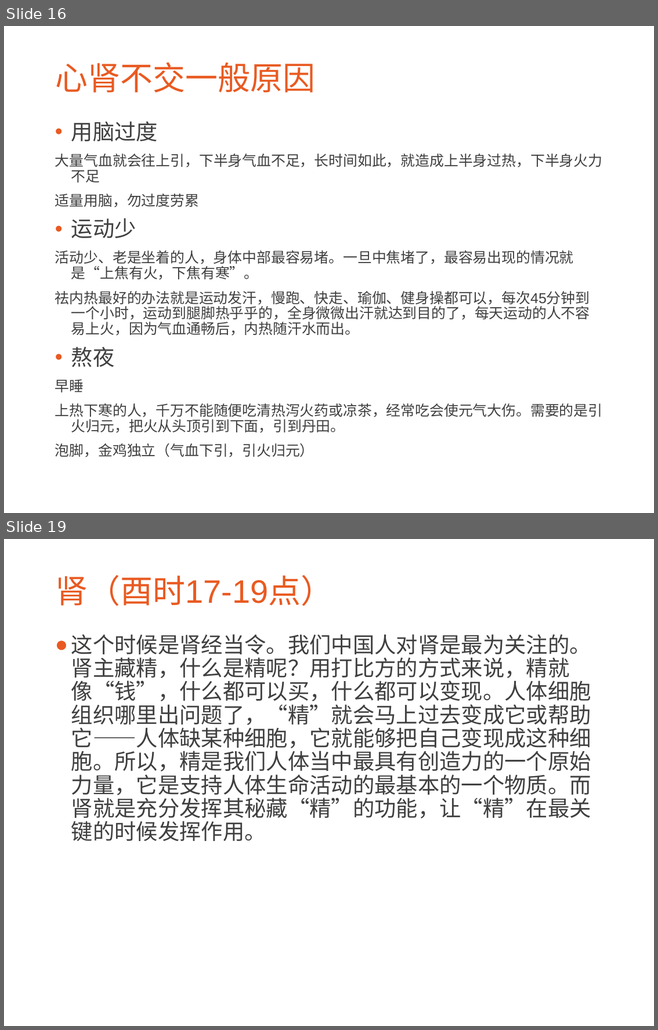
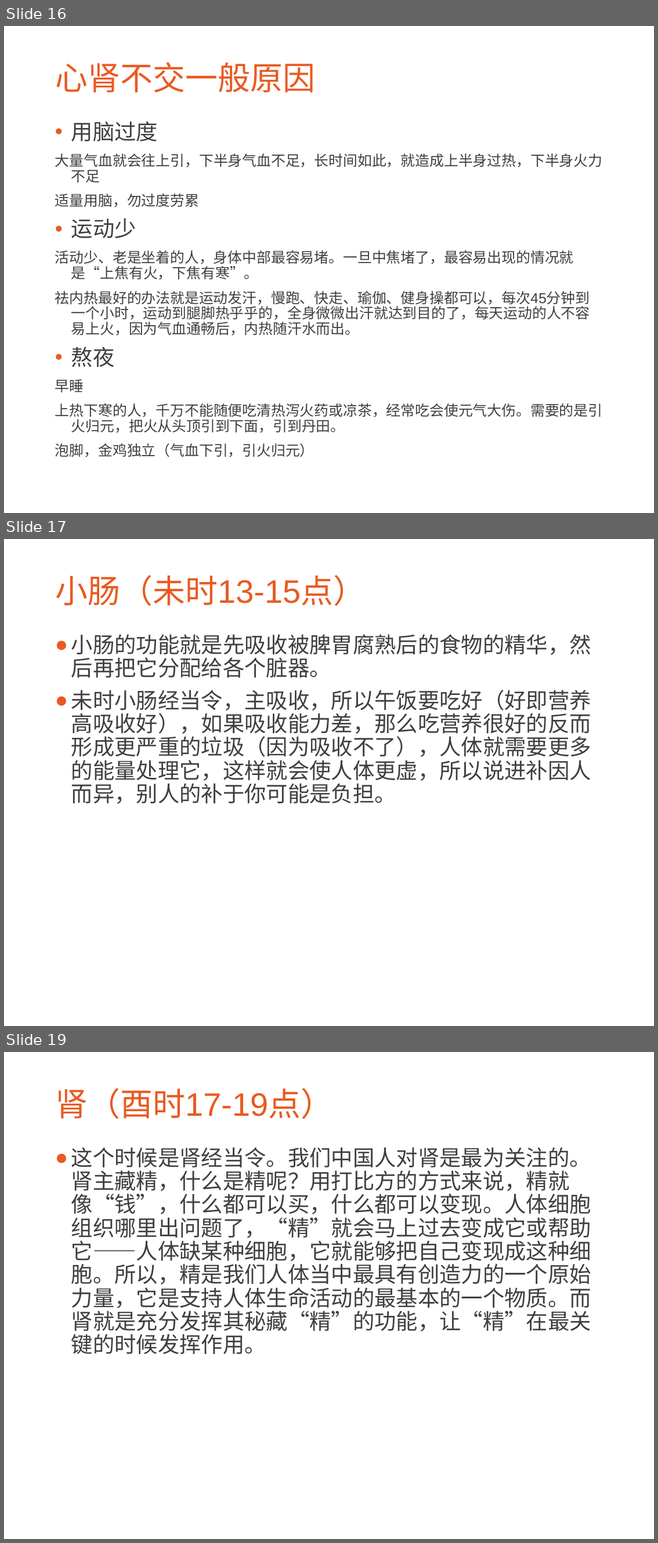
Before and after one commit to CatMan1994/file, a slide deck: 中医与养生分享会/中医与养生.ppt. Shown one above the other, each under a label of ours: slides 16 and 19 before the commit, slides 16, 17 and 19 after it; the slides between them are not shown. The pictures are 658x1030 and 658x1543 pixels, drawn with LibreOffice and Linux fonts; fonts in the diff are those of the drawing; background and template pictures are left out. Boxes give left, top, right and bottom in pixels: in the first picture for what was removed or moved away, otherwise in the second. Text is boxed around its words. In the diff, an @@ line names an element or a change of style, - is before the commit and + after.

```diff
--- a/中医与养生分享会/中医与养生.ppt
+++ b/中医与养生分享会/中医与养生.ppt
@@ slide 17 added at [4, 539, 654, 1026], background picture (left out) @@
@@ title added at [55, 575, 365, 606], 36 pt, text #E95A21 @@
+小肠（未时13-15点）
@@ text added at [71, 634, 591, 804], 24 pt, text #3F3F3F @@
+● 小肠的功能就是先吸收被脾胃腐熟后的食物的精华，然后再把它分配给各个脏器。
+● 未时小肠经当令，主吸收，所以午饭要吃好（好即营养高吸收好），如果吸收能力差，那么吃营养很好的反而形成更严重的垃圾（因为吸收不了），人体就需要更多的能量处理它，这样就会使人体更虚，所以说进补因人而异，别人的补于你可能是负担。
```
Also in this commit, not shown: 2 slides changed, 5 other slides added, 5 slides removed.
